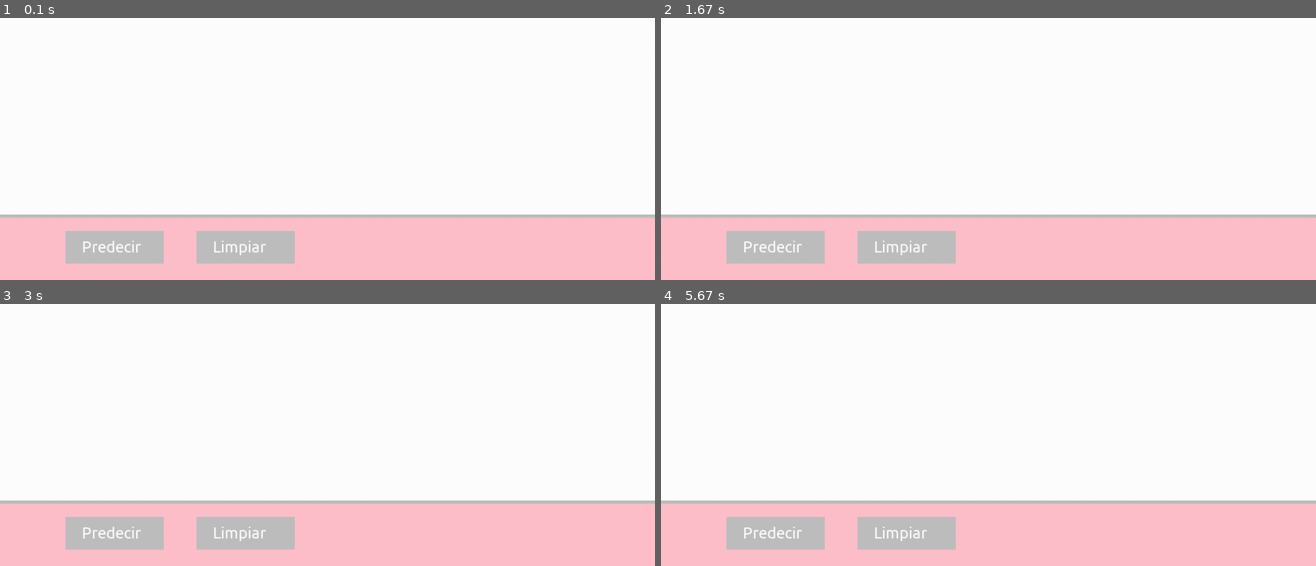
Above: before the commit, frames 1-4 (two rows, left to right).
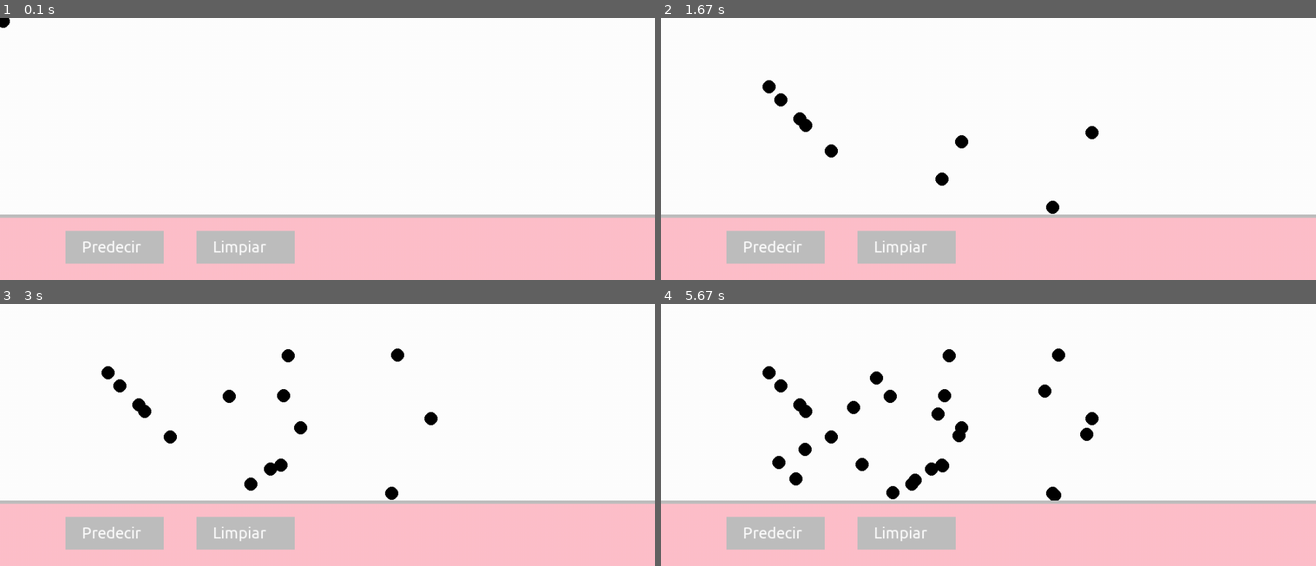
Above: after the commit, the same moments.

Repository: jaraycode/handwritten_recognition_IA
Game: pygame game, started from pygames_modules/window.py
Same seed, same stepped clock (60 frames per second), same inputs: the game is played once before the commit and once after it.
Inputs (mouse positions are in pixels of both pictures, inside the frame that each line leads up to):
- Up to frame 1 (0.1 s): no input
- Up to frame 2 (1.67 s): press the mouse at (831, 151) at 0.37 s; move the mouse to (942, 177) at 0.47 s; release the mouse at (1054, 206) at 0.6 s; press the mouse at (831, 151) at 0.7 s; move the mouse to (798, 117) at 0.8 s; release the mouse at (765, 86) at 0.93 s; press the mouse at (831, 151) at 1.03 s; move the mouse to (805, 125) at 1.13 s; release the mouse at (778, 99) at 1.27 s; press the mouse at (831, 151) at 1.37 s; move the mouse to (962, 141) at 1.47 s; release the mouse at (1093, 133) at 1.6 s
- Up to frame 3 (3 s): press the mouse at (170, 437) at 1.7 s; move the mouse to (248, 484) at 1.8 s; release the mouse at (334, 531) at 1.93 s; press the mouse at (170, 437) at 2.03 s; move the mouse to (281, 395) at 2.13 s; release the mouse at (399, 353) at 2.27 s; press the mouse at (170, 437) at 2.37 s; move the mouse to (268, 469) at 2.47 s; release the mouse at (373, 500) at 2.6 s; press the mouse at (170, 437) at 2.7 s; move the mouse to (229, 395) at 2.8 s; release the mouse at (288, 356) at 2.93 s
- Up to frame 4 (5.67 s): press the mouse at (831, 437) at 3.03 s; move the mouse to (936, 414) at 3.13 s; release the mouse at (1047, 390) at 3.27 s; press the mouse at (831, 437) at 3.37 s; move the mouse to (916, 479) at 3.47 s; release the mouse at (1001, 524) at 3.6 s; press the mouse at (831, 437) at 3.7 s; move the mouse to (798, 479) at 3.8 s; release the mouse at (759, 521) at 3.93 s; press the mouse at (831, 437) at 4.03 s; move the mouse to (805, 448) at 4.13 s; release the mouse at (778, 461) at 4.27 s; press the mouse at (831, 437) at 4.37 s; move the mouse to (955, 435) at 4.47 s; release the mouse at (1086, 435) at 4.6 s; press the mouse at (831, 437) at 4.7 s; move the mouse to (942, 466) at 4.8 s; release the mouse at (1054, 495) at 4.93 s; press the mouse at (831, 437) at 5.03 s; move the mouse to (850, 406) at 5.13 s; release the mouse at (877, 377) at 5.27 s; press the mouse at (831, 437) at 5.37 s; move the mouse to (864, 463) at 5.47 s; release the mouse at (890, 492) at 5.6 s

The runs differ from the first frame. In frame 1, less than 0.1% of the frame differs, in the area x 0-2%, y 0-4%; in frame 2, 0.7%; in frame 3, 1.2%; in frame 4, 2.2%, in the area x 15-67%, y 16-75%.

Commit message:
Pizarra funcional
Ya se puede hacer uso de la pizarra, faltan los botones para poder integrarlo con la respectiva función para la predicción

Diff:
--- a/modelo.py
+++ b/modelo.py
@@ -17,6 +17,9 @@
 
 def normalize(image):
     return image/255.
+
+def get_word():
+    pass
 
 if __name__ == "__main__":
     # Creando el modelo
--- a/pygames_modules/window.py
+++ b/pygames_modules/window.py
@@ -2,7 +2,7 @@
 
 class window:
 
-    def __init__(self, width = 1000, height = 400, fps = 60) -> None:
+    def __init__(self, width = 1000, height = 400, fps = 120) -> None:
         pygame.init()
         pygame.font.init()
         self.timer = pygame.time.Clock()
@@ -11,7 +11,7 @@
         self.fps = fps
         self.screen = pygame.display.set_mode([self.WIDTH,self.HEIGHT])
         self.font = pygame.font.Font('font/Ubuntu-Regular.ttf',24)
-        self.active_color = (255,255,255)
+        self.active_color = (0,0,0)
         self.size_brush = 10
         self.painting = []
         self.draw = False
@@ -19,7 +19,7 @@
     def cortar(self, img_original):
         return img_original.subsurface(0,0,self.WIDTH,self.HEIGHT)
 
-    def draw_painting(self, screen, color, inicio, fin, radio = 20):
+    def draw_painting2(self, screen, color, inicio, fin, radio = 20):
         x = fin[0] - inicio[0]
         y = fin[1] - inicio[1]
         distance = max(abs(x), abs(y))
@@ -28,40 +28,47 @@
             y = int(inicio[1] + float(i) / distance * y)
             pygame.draw.circle(screen, color, (x, y), radio)
 
+    def draw_painting(self, painting):
+        for i in range(len(painting)):
+            print(painting[i][1])
+            pygame.draw.circle(self.screen, painting[i][0], painting[i][1], painting[i][2])
+
     def pantalla(self, caption) -> None:
-        # Mouse
-        #mouse = pygame.mouse.get_pos()
-        #left_click = pygame.mouse.get_pressed()[0]
-
-        # Tener su posición y
-        #if mouse[1] < self.HEIGHT-100:
-            #pygame.draw.circle(self.screen, self.active_color, mouse, self.size_brush)
-        #print(mouse)
-        #if left_click and mouse[1] < self.HEIGHT-100:
-        #    self.painting.append(('black', mouse, 20))
-        #self.draw_painting(painting=self.painting)
         pygame.display.set_caption(caption)
-        self.timer.tick(self.fps)
-        self.screen.fill('white')
         run = True
         while run:
+            self.timer.tick(self.fps)
+            self.screen.fill('white')
             #screen.subsurface(0,0,self.WIDTH, self.HEIGHT)
             for event in pygame.event.get():
                 if event.type == pygame.QUIT:
                     run = False
 
-            if event.type == pygame.MOUSEBUTTONDOWN and event.pos[1] < self.HEIGHT-100:
-                if event.button == 1:
-                    pygame.draw.circle(self.screen, self.active_color, event.pos, self.size_brush)
-                    self.draw = True
-            elif event.type == pygame.MOUSEBUTTONUP:
-                self.draw = False
-            elif event.type == pygame.MOUSEMOTION:
-                if self.draw and event.pos[0] < self.HEIGHT-100:
-                    pygame.draw.circle(self.screen, self.active_color, event.pos, self.size_brush)
-                    self.draw_painting(self.screen, self.active_color, event.pos, last, self.size_brush)
-                    print(event.pos)
-                last = event.pos
+            # Mouse
+            mouse = pygame.mouse.get_pos()
+            left_click = pygame.mouse.get_pressed()[0]
+
+            # Tener su posición y pintar en la ubicación deseada
+            if mouse[1] < self.HEIGHT-100:
+                pygame.draw.circle(self.screen, self.active_color, mouse, self.size_brush)
+            print(mouse)
+            if left_click and mouse[1] < self.HEIGHT-100:
+                self.painting.append((self.active_color, mouse, self.size_brush))
+            self.draw_painting(painting=self.painting)
+
+
+            #if event.type == pygame.MOUSEBUTTONDOWN and event.pos[1] < self.HEIGHT-100:
+            #    if event.button == 1:
+            #        pygame.draw.circle(self.screen, self.active_color, event.pos, self.size_brush)
+            #        self.draw = True
+            #elif event.type == pygame.MOUSEBUTTONUP:
+            #   self.draw = False
+            #elif event.type == pygame.MOUSEMOTION:
+            #    if self.draw and event.pos[0] < self.HEIGHT-100:
+            #        pygame.draw.circle(self.screen, self.active_color, event.pos, self.size_brush)
+            #        self.draw_painting2(self.screen, self.active_color, event.pos, last, self.size_brush)
+            #        print(event.pos)
+            #    last = event.pos
 
             # Barra inferior
             pygame.draw.rect(self.screen, 'pink', (0,self.HEIGHT-100, self.WIDTH, self.HEIGHT-300))
Not shown, changed: .gitignore
Not shown, changed: training.ipynb
